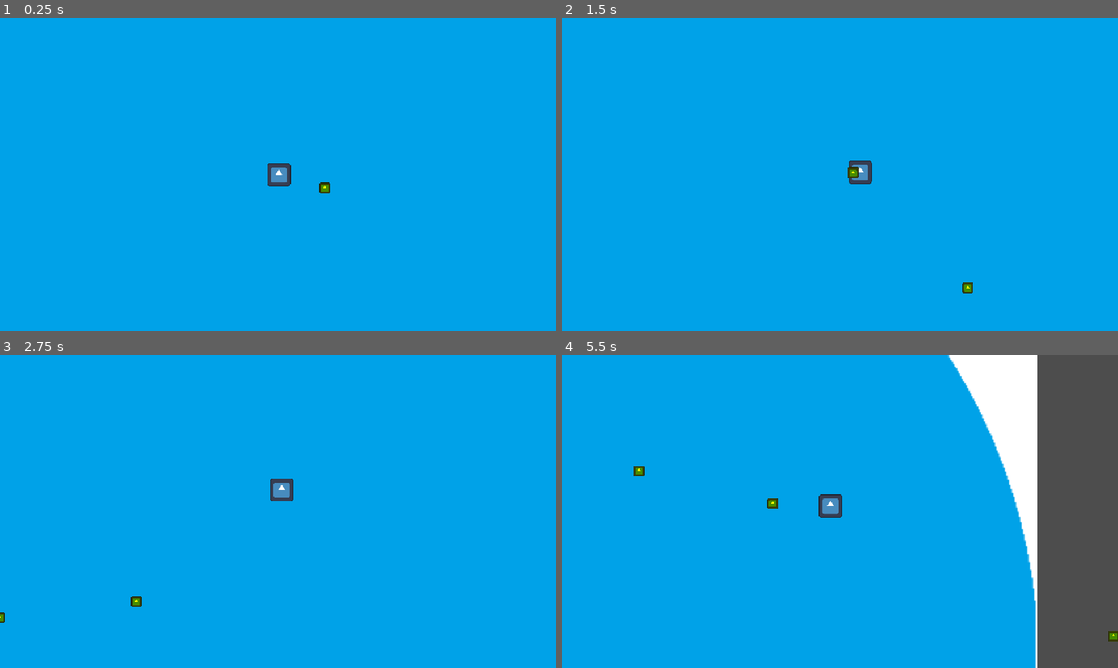
Above: before the commit, frames 1-4 (two rows, left to right).
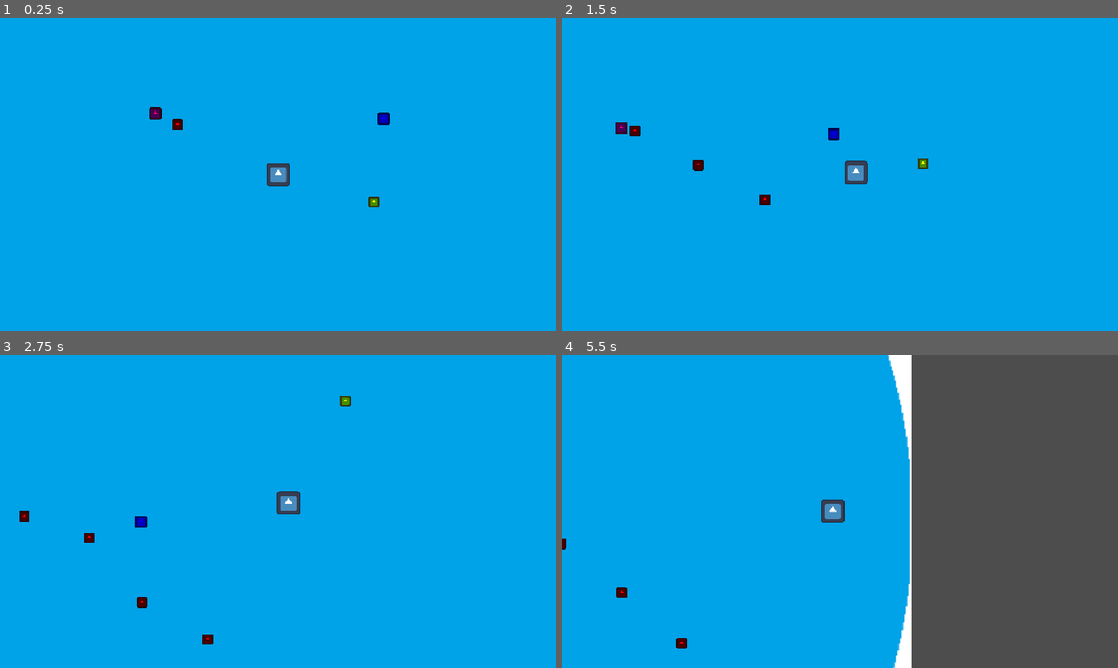
Above: after the commit, the same moments.

Repository: JLwuw/otter-jam
Game: Godot game, scene res://Scenes/gameplay_test.tscn
The game is run twice, just before and just after one commit, with the same random seed, the same clock (stepped at 60 frames per second) and the same inputs. The engine's default icon, where the game draws it, is replaced by a stand-in: a white triangle on a blue panel in a dark square.
Inputs (mouse positions are in pixels of both pictures, inside the frame that each line leads up to):
- Up to frame 1 (0.25 s): no input
- Up to frame 2 (1.5 s): move the mouse to (962, 158) at 0.52 s; move the mouse to (728, 190) at 1.27 s
- Up to frame 3 (2.75 s): move the mouse to (333, 442) at 2.02 s
- Up to frame 4 (5.5 s): move the mouse to (812, 574) at 2.77 s; move the mouse to (1006, 558) at 3.52 s; move the mouse to (673, 464) at 4.27 s; move the mouse to (867, 511) at 5.02 s

The runs differ from the first frame. In frame 1, 0.4% of the frame differs, in the area x 26-71%, y 28-61%; in frame 2, 0.7%; in frame 3, 0.9%; in frame 4, 25%, in the area x 0-100%, y 0-100%.

Commit message:
feat: adds skeleton for spawner system

Diff:
--- a/Resources/Spawner/Wave 1/sub1wave1.tres
+++ /dev/null
@@ -1,9 +0,0 @@
-[gd_resource type="Resource" script_class="SubWave" format=3 uid="uid://c1khw0nw45egq"]
-
-[ext_resource type="PackedScene" uid="uid://cv27k52wlpppn" path="res://Scenes/Enemies/enemy_slow_chaser.tscn" id="1_ki81v"]
-[ext_resource type="Script" uid="uid://cvm5jhsngod2p" path="res://Scripts/Spawner/sub_wave.gd" id="1_qrb0l"]
-
-[resource]
-script = ExtResource("1_qrb0l")
-enemy_scene = ExtResource("1_ki81v")
-metadata/_custom_type_script = "uid://cvm5jhsngod2p"
--- a/Resources/Spawner/Wave 1/sub2wave1.tres
+++ /dev/null
@@ -1,7 +0,0 @@
-[gd_resource type="Resource" script_class="SubWave" format=3 uid="uid://drofl5qhxlb5"]
-
-[ext_resource type="Script" uid="uid://cvm5jhsngod2p" path="res://Scripts/Spawner/sub_wave.gd" id="1_wkg1i"]
-
-[resource]
-script = ExtResource("1_wkg1i")
-metadata/_custom_type_script = "uid://cvm5jhsngod2p"
--- a/Resources/Spawner/Wave 1/wave1.tres
+++ /dev/null
@@ -1,8 +0,0 @@
-[gd_resource type="Resource" script_class="Wave" format=3 uid="uid://d0rlv5cm3g1s8"]
-
-[ext_resource type="Script" uid="uid://h0i1sttw2glt" path="res://Scripts/Spawner/wave.gd" id="1_owdo1"]
-[ext_resource type="Script" uid="uid://cvm5jhsngod2p" path="res://Scripts/Spawner/sub_wave.gd" id="2_0nocu"]
-
-[resource]
-script = ExtResource("1_owdo1")
-metadata/_custom_type_script = "uid://h0i1sttw2glt"
--- a/Scenes/Enemies/enemy_slow_shooter.tscn
+++ b/Scenes/Enemies/enemy_slow_shooter.tscn
@@ -8,7 +8,7 @@
 
 [sub_resource type="CircleShape2D" id="CircleShape2D_vb4pl"]
 
-[node name="Enemy Slow Shooter" type="CharacterBody2D" unique_id=727752382]
+[node name="Enemy Slow Shooter" type="CharacterBody2D" unique_id=727752382 groups=["enemies"]]
 script = ExtResource("1_fcceh")
 
 [node name="Sprite2D" type="Sprite2D" parent="." unique_id=2145617784]
--- /dev/null
+++ b/Scenes/enemy_spawner.tscn
@@ -0,0 +1,11 @@
+[gd_scene format=3 uid="uid://ba3g0t5t2s4lx"]
+
+[ext_resource type="Script" uid="uid://djfnqm5w1lsf5" path="res://Scripts/Spawner/enemy_spawner.gd" id="1_4l55s"]
+
+[node name="Enemy Spawner" type="Node2D" unique_id=2131718947]
+script = ExtResource("1_4l55s")
+
+[node name="Timer" type="Timer" parent="." unique_id=1209407879]
+autostart = true
+
+[connection signal="timeout" from="Timer" to="." method="_on_timer_timeout"]
--- /dev/null
+++ b/Scenes/gameplay_test.gd
@@ -0,0 +1,6 @@
+extends Node2D
+
+@export var enemy_scenes: Array[PackedScene] = [
+	preload("res://Scenes/Enemies/enemy_slow_chaser.tscn"),
+	preload("res://Scenes/Enemies/enemy_slow_shooter.tscn")
+]
--- a/Scenes/gameplay_test.tscn
+++ b/Scenes/gameplay_test.tscn
@@ -1,15 +1,24 @@
 [gd_scene format=3 uid="uid://b6echlk833f2a"]
 
+[ext_resource type="Script" uid="uid://cw60l7jw1fy3k" path="res://Scenes/gameplay_test.gd" id="1_2okw4"]
 [ext_resource type="PackedScene" uid="uid://bttw28xgext45" path="res://Scenes/Player/player.tscn" id="1_6kpuu"]
-[ext_resource type="PackedScene" uid="uid://ceel8u3pt84p" path="res://Scenes/wave_manager.tscn" id="5_2okw4"]
+[ext_resource type="PackedScene" uid="uid://cv27k52wlpppn" path="res://Scenes/Enemies/enemy_slow_chaser.tscn" id="3_n6585"]
+[ext_resource type="PackedScene" uid="uid://d3o4a888rrucy" path="res://Scenes/Enemies/enemy_slow_shooter.tscn" id="4_6nxcd"]
 [ext_resource type="PackedScene" uid="uid://wlfg018oiue2" path="res://Scenes/arena.tscn" id="5_6nxcd"]
 
 [node name="GameplayTest" type="Node2D" unique_id=1958848919]
+script = ExtResource("1_2okw4")
 
 [node name="Arena" parent="." unique_id=370423158 instance=ExtResource("5_6nxcd")]
 
 [node name="Player" parent="." unique_id=2009590095 instance=ExtResource("1_6kpuu")]
 position = Vector2(-6, 130)
+bullet_speed = 800.0
 
-[node name="Wave Manager" parent="." unique_id=1540367181 node_paths=PackedStringArray("player") instance=ExtResource("5_2okw4")]
+[node name="Enemy Slow Chaser" parent="." unique_id=1506888642 node_paths=PackedStringArray("player") instance=ExtResource("3_n6585")]
+position = Vector2(178, 34)
 player = NodePath("../Player")
+
+[node name="Enemy Slow Shooter" parent="." unique_id=727752382 node_paths=PackedStringArray("player") instance=ExtResource("4_6nxcd")]
+position = Vector2(-217, 25)
+player = NodePath("../Player")
--- a/Scenes/wave_manager.tscn
+++ /dev/null
@@ -1,6 +0,0 @@
-[gd_scene format=3 uid="uid://ceel8u3pt84p"]
-
-[ext_resource type="Script" uid="uid://ctqghco4in1s8" path="res://Scripts/Spawner/wave_manager.gd" id="1_6x8f1"]
-
-[node name="Wave Manager" type="Node" unique_id=1540367181]
-script = ExtResource("1_6x8f1")
--- a/Scripts/Enemies/enemy.gd
+++ b/Scripts/Enemies/enemy.gd
@@ -2,13 +2,16 @@
 extends CharacterBody2D
 
 @export var max_health: int = 3
-var current_health: int
+@export var toughness: int = 1
+@export var unlock_timer: int = 0
+@export var player: Player
+
+var current_health: int = 3
 
 func _ready() -> void:
 	current_health = max_health
-	add_to_group("enemies")
 
-func take_damage(amount: int = 1) -> void:
+func take_damage(amount: int) -> void:
 	current_health -= amount
 	if current_health <= 0:
 		die()
--- /dev/null
+++ b/Scripts/Enemies/enemy_db.gd
@@ -0,0 +1,30 @@
+extends Node
+
+var enemy_data: Array[PackedScene] = []
+
+func init(enemy_scenes: Array[PackedScene]) -> void:
+	enemy_data.clear()
+
+	for scene in enemy_scenes:
+		var enemy: Enemy = scene.instantiate()
+
+		if not enemy.has_variable("toughness"):
+			continue
+
+
+		enemy_data.append({
+			"scene": scene,
+			"toughness": enemy.toughness,
+			"unlock_time": enemy.unlock_time
+		})
+
+		enemy.queue_free()
+
+func get_available_enemies(time_elapsed: float) -> Array:
+	var available: Array = []
+
+	for data in enemy_data:
+		if time_elapsed >= data["unlock_time"]:
+			available.append(data)
+
+	return available
--- a/Scripts/Enemies/enemy_slow_chaser.gd
+++ b/Scripts/Enemies/enemy_slow_chaser.gd
@@ -1,7 +1,5 @@
 class_name EnemySlowChaser
 extends Enemy
-
-@export var player: Player
 
 func _ready() -> void:
 	super._ready()
--- a/Scripts/Enemies/enemy_slow_shooter.gd
+++ b/Scripts/Enemies/enemy_slow_shooter.gd
@@ -1,7 +1,5 @@
 class_name EnemySlowShooter
 extends Enemy
-
-@export var player: Player
 
 func _ready() -> void:
 	super._ready()
--- a/Scripts/Player/player.gd
+++ b/Scripts/Player/player.gd
@@ -5,8 +5,8 @@
 @export var SPEED_CAP: float = 1000
 @export var max_speed: float = 500.0
 @export var responsiveness: float = 45
-@export var acceleration_factor: float = 8
-@export var drag: float = 1
+@export var acceleration_factor: float = 3
+@export var drag: float = 0.5
 @export var max_distance: float = 200.0
 
 @export_category("Health")
--- /dev/null
+++ b/Scripts/Spawner/enemy_spawner.gd
@@ -0,0 +1,58 @@
+class_name EnemySpawner
+extends Node2D
+
+@export var player: Player
+
+@export_group("Spawn")
+@export var base_spawn_rate: float = 1.0
+@export var spawn_radius: float = 600.0
+
+@export_group("Scaling")
+@export var base_budget: float = 5.0
+@export var budget_growth: float = 0.5
+
+var time_elapsed: float = 0.0
+var spawn_timer: float = 0.0
+
+func get_current_budget() -> float:
+	return base_budget + time_elapsed * budget_growth
+
+
+func spawn_with_budget() -> void:
+	var budget: float = get_current_budget()
+	var available: Array[PackedScene] = EnemyDB.get_available_enemies(time_elapsed)
+
+	if available.is_empty():
+		return
+
+	while budget > 0:
+		var valid: Array[PackedScene] = []
+
+		for data in available:
+			if data["toughness"] <= budget:
+				valid.append(data)
+
+		if valid.is_empty():
+			break
+
+		var choice: PackedScene = valid.pick_random()
+
+		spawn_enemy(choice["scene"])
+
+		budget -= choice["toughness"]
+
+
+func spawn_enemy(scene: PackedScene) -> void:
+	var enemy: Enemy = scene.instantiate()
+
+	var angle: float = randf() * TAU
+	var offset: Vector2 = Vector2.RIGHT.rotated(angle) * spawn_radius
+
+	enemy.global_position = global_position + offset
+	enemy.player = player
+
+	await get_tree().create_timer(0.1).timeout
+
+
+func _on_timer_timeout() -> void:
+	spawn_with_budget()
--- a/Scripts/Spawner/sub_wave.gd
+++ /dev/null
@@ -1,11 +0,0 @@
-extends Resource
-class_name SubWave
-
-@export_group("Spawning")
-@export var enemy_scene: PackedScene
-@export var count: int = 5
-@export var spawn_radius: float = 400.0
-
-@export_group("Timing")
-@export var spawn_delay: float = 0.2 # time between each enemy
-@export var delay_after: float = 1.0 # wait before next subwave
--- a/Scripts/Spawner/wave.gd
+++ /dev/null
@@ -1,4 +0,0 @@
-extends Resource
-class_name Wave
-
-@export var sub_waves: Array[SubWave]
--- a/Scripts/Spawner/wave_manager.gd
+++ /dev/null
@@ -1,50 +0,0 @@
-extends Node
-
-@export var waves: Array[Wave]
-@export var player: Node2D
-
-var current_wave_index: int = 0
-
-func _ready() -> void:
-	start_waves()
-
-func start_waves() -> void:
-	await run_all_waves()
-	print("All waves completed!")
-
-func run_all_waves() -> void:
-	for wave in waves:
-		await run_wave(wave)
-
-func run_wave(wave: Wave) -> void:
-	for sub_wave in wave.sub_waves:
-		await run_subwave(sub_wave)
-
-func run_subwave(sub_wave: SubWave) -> void:
-	for i in sub_wave.count:
-		spawn_enemy(sub_wave)
-		await get_tree().create_timer(sub_wave.spawn_delay).timeout
-
-	await get_tree().create_timer(sub_wave.delay_after).timeout
-
-func spawn_enemy(sub_wave: SubWave) -> void:
-	if sub_wave.enemy_scene == null:
-		return
-
-	var enemy: Enemy = sub_wave.enemy_scene.instantiate()
-
-	# Spawn in a circle around player
-	var angle: float = randf() * TAU
-	var radius: float = sub_wave.spawn_radius
-
-	var offset: Vector2 = Vector2.RIGHT.rotated(angle) * radius
-	enemy.global_position = player.global_position + offset
-
-	if enemy.has_variable("player"):
-		enemy.player = player
-
-	get_tree().current_scene.add_child(enemy)
-
-func wait_until_enemies_dead() -> void:
-	while get_tree().get_nodes_in_group("enemies").size() > 0:
-		await get_tree().process_frame
--- a/project.godot
+++ b/project.godot
@@ -15,6 +15,10 @@
 config/features=PackedStringArray("4.6", "Forward Plus")
 run/max_fps=240
 config/icon="res://icon.svg"
+
+[autoload]
+
+EnemyDB="*uid://6lxgcgtlxnbs"
 
 [debug]
 
Not shown, added: Scenes/gameplay_test.gd.uid
Not shown, changed: Scripts/Enemies/enemy.gd.uid
Not shown, added: Scripts/Enemies/enemy_db.gd.uid
Not shown, added: Scripts/Spawner/enemy_spawner.gd.uid
Not shown, removed: Scripts/Spawner/sub_wave.gd.uid
Not shown, removed: Scripts/Spawner/wave.gd.uid
Not shown, removed: Scripts/Spawner/wave_manager.gd.uid
